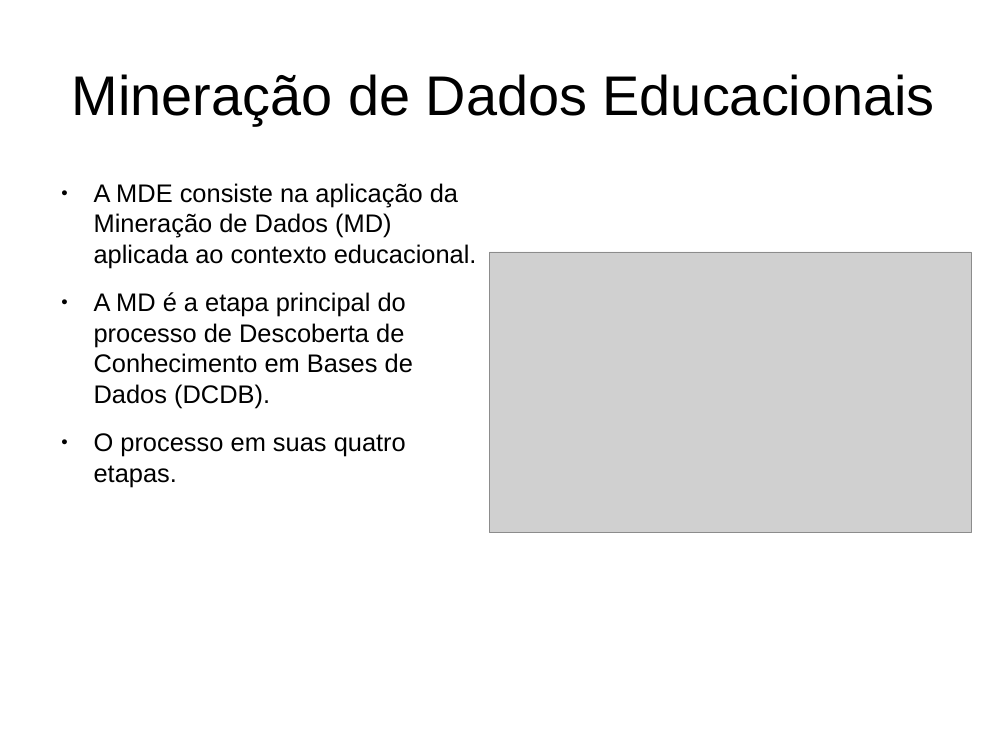
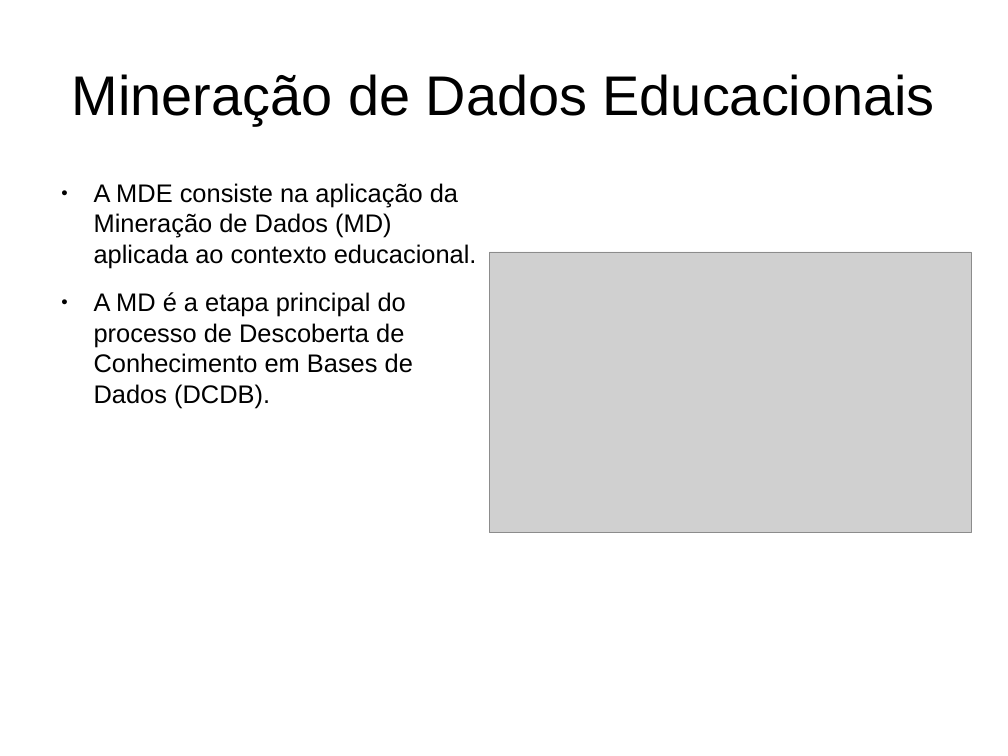
Before and after one commit to alexandre-costa-81/mpdc, a slide deck: slide 8 of mineracao-de-dados-educacionais-nos-resultados-do-enem-de-2015.odp. Drawn at 1008x756 pixels with LibreOffice and Linux fonts; fonts in the diff are those of the drawing; grey boxes stand for pictures. Boxes give left, top, right and bottom in pixels: in the first picture for what was removed or moved away, otherwise in the second. Text is boxed around its words. In the diff, an @@ line names an element or a change of style, - is before the commit and + after.

```diff
--- a/mineracao-de-dados-educacionais-nos-resultados-do-enem-de-2015.odp
+++ b/mineracao-de-dados-educacionais-nos-resultados-do-enem-de-2015.odp
@@ text at (x1=94, y1=433, x2=406, y2=487): paragraph removed @@
-● O processo em suas quatro etapas.
```
Also in this commit, not shown: 9 other slides changed, 2 other files.
